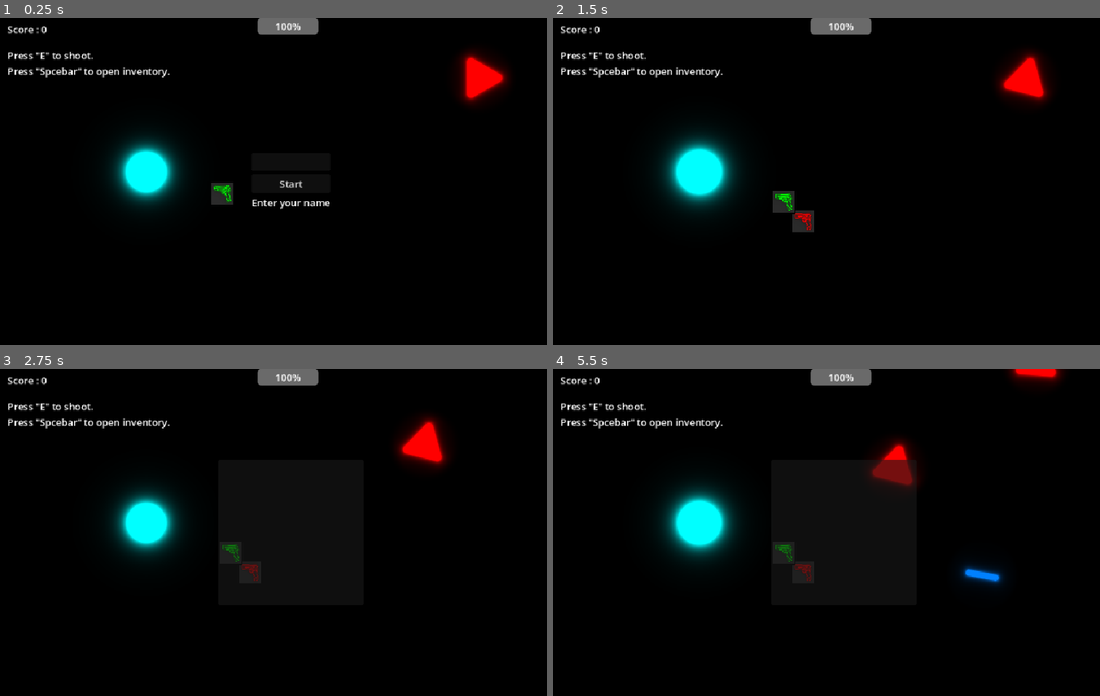
Above: before the commit, frames 1-4 (two rows, left to right).
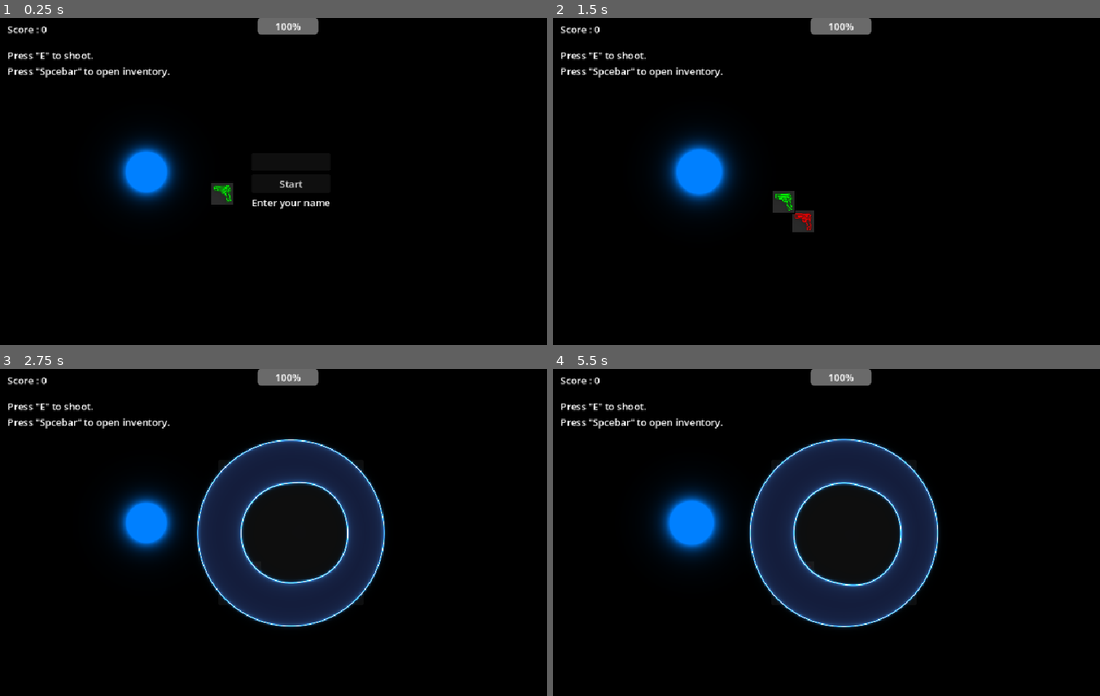
Above: after the commit, the same moments.

Repository: loco-choco/quantux-ui-experiment
Game: Godot game, scene res://scenes/main.tscn
Same seed, same stepped clock (60 frames per second), same inputs: the game is played once before the commit and once after it. The engine's default icon, where the game draws it, is replaced by a stand-in: a white triangle on a blue panel in a dark square.
Inputs (mouse positions are in pixels of both pictures, inside the frame that each line leads up to):
- Up to frame 1 (0.25 s): no input
- Up to frame 2 (1.5 s): click (842, 161) at 0.52 s; type "Alex" at 0.6 s; click "Start" at 1.25 s
- Up to frame 3 (2.75 s): tap E (pickup_item) at 2 s; move the mouse to (421, 516) at 2.02 s; hold Tab (hud_toggle_quick_inv) from 2.03 s (still down); click (421, 516) at 2.17 s
- Up to frame 4 (5.5 s): tap E (pickup_item) at 2.75, 3.5, 3.6, 4.25, 5 s; move the mouse to (728, 548) at 2.77 s; release Tab (hud_toggle_quick_inv) at 2.78 s; tap Tab (hud_toggle_quick_inv) at 2.85, 4.55 s; click (728, 548) at 2.92 s; move the mouse to (903, 460) at 3.52 s; hold Tab (hud_toggle_quick_inv) 3.53-4.28 s; click (903, 460) at 3.67 s; move the mouse to (815, 597) at 4.27 s; tap Left (player_move_x_neg) at 4.35 s; click (815, 597) at 4.42 s; move the mouse to (1017, 581) at 5.02 s; hold Tab (hud_toggle_quick_inv) from 5.03 s (still down); tap Right (player_move_x_pos) at 5.1 s; click (1017, 581) at 5.17 s

The runs differ from the first frame. In frame 1, 2.7% of the frame differs, in the area x 21-94%, y 9-57%; in frame 2, 3.1%; in frame 3, 14%; in frame 4, 15%, in the area x 19-94%, y 0-80%.

Commit message:
Radial menu, bullet time and pause on inventory

Diff:
--- a/project.godot
+++ b/project.godot
@@ -101,6 +101,11 @@
 "events": [Object(InputEventKey,"resource_local_to_scene":false,"resource_name":"","device":-1,"window_id":0,"alt_press …(195 unchanged characters)…
 ]
 }
+shoot_secondary={
+"deadzone": 0.2,
+"events": [Object(InputEventMouseButton,"resource_local_to_scene":false,"resource_name":"","device":-1,"window_id":0,"alt_pressed":false,"shift_pressed":false,"ctrl_pressed":false,"meta_pressed":false,"button_mask":2,"position":Vector2(772, 15),"global_position":Vector2(791, 111),"factor":1.0,"button_index":2,"canceled":false,"pressed":true,"double_click":false,"script":null)
+]
+}
 
 [layer_names]
 
--- a/resources/shaders/player.gdshader
+++ b/resources/shaders/player.gdshader
@@ -1,4 +1,6 @@
 shader_type canvas_item;
+
+uniform vec3 clr = vec3(0., 0., 1.);
 
 void fragment()
 {
@@ -8,5 +10,5 @@
     float d = 0.002 / (pow(length(uv0) * (0.9 + 0.05 * sin(3. * TIME)), 4.));
 	d *= smoothstep(1., 0.7, length(uv0));
 
-    COLOR = vec4(vec3(0., 1., 1.), d);
+    COLOR = vec4(clr, d);
 }
--- a/scenes/enemy.tscn
+++ b/scenes/enemy.tscn
@@ -32,4 +32,8 @@
 theme_override_colors/font_color = Color(1, 1, 1, 1)
 text = "+1000"
 
+[node name="BulletTime" type="Timer" parent="."]
+wait_time = 2.0
+one_shot = true
+
 [connection signal="area_entered" from="Hitbox" to="." method="_on_area_2d_area_entered"]
--- /dev/null
+++ b/scenes/inventory/quick_inventory/radial_inventory.gdshader
@@ -0,0 +1,32 @@
+shader_type canvas_item;
+
+uniform vec2 mousePos = vec2(1., 1.);
+uniform float wheelScale = 1.;
+
+void fragment()
+{
+	vec2 uv = 2. * UV - 1.0;
+	uv *= wheelScale;
+
+	float radius = 0.7;
+	float width = 0.2;
+
+	vec2 mouseDir = mousePos;
+	if(length(mouseDir) > 1.) mouseDir = normalize(mouseDir);
+	float distortion = dot(mouseDir, normalize(uv));
+	distortion = smoothstep(0.0, 1., distortion);
+	distortion = pow(distortion, 1.);
+
+	float sq = uv.x * uv.x + uv.y * uv.y - radius;
+	if(sq <= width - 0.2 && sq >= -width - 0.3 + 0.063 * distortion)
+	{
+		COLOR = vec4(0.074, 0.102, 0.216, 1.0);
+	}
+	else
+		COLOR = vec4(0., 0., 0., 0.);
+
+	float circleSize = 0.66 + 0.2 * distortion;
+	float dstToRing = 0.04 / abs(dot(uv * 3.3, uv) - circleSize);
+	float dstToOuterRing = 0.04 / abs(dot(uv * 2.3, uv) - 1.61);
+	COLOR = COLOR + (max(dstToRing, dstToOuterRing)) * vec4(0.08, 0.2, 0.3, 0.9);
+}
--- a/scenes/inventory/quick_inventory/radial_inventory.tscn
+++ b/scenes/inventory/quick_inventory/radial_inventory.tscn
@@ -1,9 +1,16 @@
-[gd_scene load_steps=4 format=3 uid="uid://bexv6mdsuct4j"]
+[gd_scene load_steps=7 format=3 uid="uid://bexv6mdsuct4j"]
 
 [ext_resource type="Script" uid="uid://c221opmv2p7te" path="res://scripts/ui/inventory/radial_inventory/radial_inventory.gd" id="1_8b5nj"]
 [ext_resource type="PackedScene" uid="uid://b1ykrmc557ifc" path="res://scenes/inventory/quick_inventory/radial_inventory_entry.tscn" id="1_fx4eu"]
+[ext_resource type="Texture2D" uid="uid://bidf8wxw1wkkp" path="res://assets/icon.svg" id="3_djp4d"]
+[ext_resource type="Shader" uid="uid://cdjk6mlp737ic" path="res://scenes/inventory/quick_inventory/radial_inventory.gdshader" id="3_lrawg"]
 
 [sub_resource type="StyleBoxEmpty" id="StyleBoxEmpty_8b5nj"]
+
+[sub_resource type="ShaderMaterial" id="ShaderMaterial_hwb3v"]
+shader = ExtResource("3_lrawg")
+shader_parameter/mousePos = Vector2(1, 1)
+shader_parameter/wheelScale = 1.0
 
 [node name="RadialInventory" type="PanelContainer"]
 anchors_preset = 15
@@ -11,10 +18,12 @@
 anchor_bottom = 1.0
 grow_horizontal = 2
 grow_vertical = 2
+pivot_offset = Vector2(480, 270)
 size_flags_horizontal = 4
 theme_override_styles/panel = SubResource("StyleBoxEmpty_8b5nj")
 script = ExtResource("1_8b5nj")
 radial_inv_entry = ExtResource("1_fx4eu")
+metadata/_edit_horizontal_guides_ = [282.0, 152.0]
 
 [node name="MarginContainer" type="MarginContainer" parent="."]
 layout_mode = 2
@@ -29,6 +38,12 @@
 [node name="PanelContainer" type="PanelContainer" parent="MarginContainer/AspectRatioContainer"]
 layout_mode = 2
 
-[node name="Entries" type="HBoxContainer" parent="MarginContainer/AspectRatioContainer/PanelContainer"]
+[node name="Sprite" type="Sprite2D" parent="MarginContainer/AspectRatioContainer/PanelContainer"]
+material = SubResource("ShaderMaterial_hwb3v")
+position = Vector2(120, 121)
+scale = Vector2(3.1484375, 3.148438)
+texture = ExtResource("3_djp4d")
+
+[node name="Entries" type="Container" parent="MarginContainer/AspectRatioContainer/PanelContainer"]
 unique_name_in_owner = true
 layout_mode = 2
--- a/scenes/main.tscn
+++ b/scenes/main.tscn
@@ -54,11 +54,8 @@
 position = Vector2(367, 290)
 item_data = ExtResource("6_muem4")
 
-[node name="Enemy1" parent="." instance=ExtResource("6_7mycd")]
-position = Vector2(792, 99)
-
 [node name="SpawnNewEnemy" type="Timer" parent="."]
-wait_time = 2.5
+wait_time = 4.0
 autostart = true
 
 [node name="Score" type="Label" parent="."]
@@ -172,6 +169,7 @@
 [connection signal="item_dropped" from="HUD/Inventory" to="Player" method="_on_inventory_item_dropped"]
 [connection signal="item_returned" from="HUD/Inventory" to="Player" method="_on_inventory_item_returned"]
 [connection signal="quick_inventory_update" from="HUD/Inventory" to="HUD/QuickInventory" method="update_radial_inventory"]
+[connection signal="side_weapon_slot_update" from="HUD/Inventory" to="Player" method="on_side_weapon_change"]
 [connection signal="weapon_slot_update" from="HUD/Inventory" to="Player" method="on_weapon_change"]
 [connection signal="timeout" from="SpawnNewEnemy" to="." method="_on_spawn_new_enemy_timeout"]
 [connection signal="timeout" from="BigShot" to="." method="_on_big_shot_timeout"]
--- a/scenes/player.tscn
+++ b/scenes/player.tscn
@@ -7,6 +7,7 @@
 
 [sub_resource type="ShaderMaterial" id="ShaderMaterial_sweqy"]
 shader = ExtResource("2_hqtel")
+shader_parameter/clr = Vector3(0, 0.5, 1)
 
 [sub_resource type="CircleShape2D" id="CircleShape2D_hqtel"]
 radius = 12.337838
@@ -46,5 +47,8 @@
 [node name="CollisionShape2D" type="CollisionShape2D" parent="InteractableCollider"]
 shape = SubResource("CircleShape2D_sweqy")
 
+[node name="BulletTime" type="Timer" parent="."]
+wait_time = 2.0
+
 [connection signal="area_entered" from="InteractableCollider" to="." method="_on_interactable_enter"]
 [connection signal="area_exited" from="InteractableCollider" to="." method="_on_interactable_exit"]
--- a/scripts/bullet.gd
+++ b/scripts/bullet.gd
@@ -23,8 +23,7 @@
 
 func setClr(clrLetter : String):
 	clrCode = clrLetter
-	var index = {"r" : 0, "g" : 1, "b" : 2}[clrLetter]
-	var clr = [Vector3(1., 0., 0.), Vector3(0., 1., 0.), Vector3(0., 0.5, 1.)][index]
+	var clr = {"r" : Vector3(1., 0., 0.), "g" : Vector3(0., 1., 0.), "b" : Vector3(0., 0.5, 1.)}[clrLetter]
 	$Sprite2D.material.set_shader_parameter("clr", clr)
 
 # Called every frame. 'delta' is the elapsed time since the previous frame.
--- a/scripts/enemy.gd
+++ b/scripts/enemy.gd
@@ -3,6 +3,7 @@
 var player
 var clrCode
 var clrRef : Vector3
+@export var inventory : Inventory
 @export var follow_speed : float = 80.
 @onready var hp := 3
 signal died
@@ -17,12 +18,23 @@
 	died.connect(get_parent().killed_enemy)
 	wrong_color.connect(get_parent().wrong_color_popup)
 	follow_speed = randf_range(60., 100.)
-	$Sprite2D.material.set_shader_parameter("clr", Vector3(1., 0., 0.))
+	#$Sprite2D.material.set_shader_parameter("clr", Vector3(1., 0., 0.))
 
 func _process(delta: float) -> void:
+	var slowed_delta = delta
+	if Input.is_action_just_pressed("hud_toggle_quick_inv"):
+		$BulletTime.start()
+	if not Input.is_action_pressed("hud_toggle_quick_inv"):
+		$BulletTime.stop()
+
+	slowed_delta *= max(0.01, 1. - $BulletTime.time_left / $BulletTime.wait_time)
+
+	if inventory:
+		slowed_delta *= float(int(not inventory.visible))
+
 	if is_instance_valid(player) and hp > 0:
 		look_at(player.global_position)
-		global_position += follow_speed * (player.global_position - global_position).normalized() * delta
+		global_position += follow_speed * (player.global_position - global_position).normalized() * slowed_delta
 
 	if scale.x < 0.00001:
 		queue_free()
@@ -44,6 +56,7 @@
 		died.emit(self)
 
 func _on_area_2d_area_entered(area: Area2D) -> void:
+	if not area.get_parent().visible: return
 	var target = area
 	if not target.has_method("take_damage") and target.get_parent().has_method("take_damage"):
 		target = target.get_parent()
@@ -53,7 +66,6 @@
 		trigger_death(false)
 		return
 
-	if not area.get_parent().visible: return
 
 	var recoil_dir = Vector2.ZERO
 	if is_instance_valid(player):
@@ -61,14 +73,14 @@
 
 	var new_pos = global_position - 30. * recoil_dir
 
-	create_tween().tween_property(self, "global_position", new_pos, 0.16).set_trans(Tween.TRANS_QUAD).set_ease(Tween.EASE_OUT)
-	create_tween().tween_method(spriteFlash, Vector3(1., 1., 1.), Vector3(1., 0., 0.), 0.32).set_trans(Tween.TRANS_QUAD)
 
 	if area.get_parent().clrCode != clrCode:
 		if not area.get_parent().is_big:
 			area.get_parent().visible = false
 		wrong_color.emit(global_position + Vector2(60, -30))
 		return
+	create_tween().tween_property(self, "global_position", new_pos, 0.16).set_trans(Tween.TRANS_QUAD).set_ease(Tween.EASE_OUT)
+	create_tween().tween_method(spriteFlash, Vector3(1., 1., 1.), clrRef, 0.32).set_trans(Tween.TRANS_QUAD)
 
 	if not area.get_parent().is_big:
 		area.get_parent().visible = false
--- a/scripts/main.gd
+++ b/scripts/main.gd
@@ -40,19 +40,31 @@
 func _on_player_health_changed(new_value: int) -> void:
 	health_bar.value = new_value
 
+func just_pressed_any(primary : bool):
+	var which
+	if primary:
+		which = $Player.item_color
+		can_big_shot = false
+	else:
+		if not $Player.second_weapon_color:
+			return
+		which = $Player.second_weapon_color
+	$BigShot.start()
+	get_node("Bullets/" + str(current_bullet)).shoot($Player.global_position, get_global_mouse_position(), which)
+	current_bullet += 1
+	if current_bullet > 6:
+		current_bullet = 1
+
 # Called every frame. 'delta' is the elapsed time since the previous frame.
 func _process(_delta: float) -> void:
 	if get_tree().paused:
 		return
-
+	if not Input.is_action_pressed("shoot"):
+		$BigShot.stop()
+		create_tween().tween_property($Player, "scale", Vector2.ONE, 0.4).set_trans(Tween.TRANS_QUAD).set_ease(Tween.EASE_OUT)
 	if  InputMode.get_mode() == InputMode.Modes.PLAYER:
-		if Input.is_action_just_pressed("shoot"):
-			$BigShot.start()
-			get_node("Bullets/" + str(current_bullet)).shoot($Player.global_position, get_global_mouse_position(), $Player.item_color)
-			current_bullet += 1
-			if current_bullet > 6:
-				current_bullet = 1
-			can_big_shot = false
+		if Input.is_action_just_pressed("shoot") and not Input.is_action_pressed("hud_toggle_quick_inv"):
+			just_pressed_any(true)
 		if Input.is_action_just_released("shoot") and can_big_shot:
 			create_tween().tween_property($Player, "scale", Vector2.ONE, 0.4).set_trans(Tween.TRANS_QUAD).set_ease(Tween.EASE_OUT)
 			get_node("Bullets/" + str(current_bullet)).shoot($Player.global_position, get_global_mouse_position(), $Player.item_color, true)
@@ -61,6 +73,8 @@
 			can_big_shot = false
 			if current_bullet > 6:
 				current_bullet = 1
+		if Input.is_action_just_pressed("shoot_secondary") and not Input.is_action_pressed("hud_toggle_quick_inv"):
+			just_pressed_any(false)
 		for ch in $Loot.get_children():
 			ch.visible = true
 
@@ -100,6 +114,7 @@
 		return
 	var new_enemy = enemy_scene.instantiate()
 	new_enemy.name = "Enemy" + str(enemy_cpt)
+	new_enemy.inventory = $HUD/Inventory
 	enemy_cpt += 1
 	var where_to_spawn = [Vector2(randi_range(0, 1000), -60), Vector2(randi_range(0, 1000), 600), Vector2(-60, randi_range(0, 600)), Vector2(1030, randi_range(0, 600))]
 	new_enemy.global_position = where_to_spawn[randi() % 4]
--- a/scripts/player.gd
+++ b/scripts/player.gd
@@ -13,7 +13,8 @@
 @export var dropped_item_offset_radius : float = 25
 
 @onready var item_color : String = 'b'
-@onready var holding_gun := true
+var second_weapon_color : String
+@onready var sprite_clr := Vector3(0., 0., 1.)
 
 func _ready() -> void:
 	$SpriteBouncer2D.stop()
@@ -23,12 +24,18 @@
 func _process(delta: float) -> void:
 	if InputMode.get_mode() != InputMode.Modes.PLAYER:
 		return
+	var slowed_delta = delta
+	if Input.is_action_just_pressed("hud_toggle_quick_inv"):
+		$BulletTime.start()
+	if not Input.is_action_pressed("hud_toggle_quick_inv"):
+		$BulletTime.stop()
+	slowed_delta *= max(0.01, 1. - $BulletTime.time_left / $BulletTime.wait_time)
 	var velocity = Input.get_vector("player_move_x_neg", \
 									"player_move_x_pos", \
 									"player_move_y_neg", \
 									"player_move_y_pos")
 
-	global_position += velocity * delta * speed;
+	global_position += velocity * slowed_delta * speed;
 
 	if Input.is_action_just_pressed("pickup_item"):
 		if grabbable_items.size() > 0:
@@ -36,13 +43,23 @@
 			item.diselect()
 			item_collected.emit(item)
 
+func spriteParam(value, property := "clr") -> void:
+	$SpriteBouncer2D.material.set_shader_parameter(property, value)
+
 func on_weapon_change(weapon: ItemData) -> void:
 	if not weapon:
-		item_color = 'b' #Default
+		item_color = 'b'
 		return
-	var weapon_data: WeaponItemProperty = weapon.get_property("weapon")
-	item_color = weapon_data.color
+	item_color = {"WeaponRed" : 'r',"WeaponGreen" : 'g',"WeaponBlue" : 'b' }[weapon.name]
+	var new_clr = {"r" : Vector3(1., 0., 0.), "g" : Vector3(0., 1., 0.), "b" : Vector3(0., 0.5, 1.)}[item_color]
+	create_tween().tween_method(spriteParam, sprite_clr, new_clr, 0.4).set_trans(Tween.TRANS_QUAD).set_ease(Tween.EASE_OUT)
+	sprite_clr = new_clr
 
+func on_side_weapon_change(weapon: ItemData):
+	if not weapon:
+		item_color = 'b'
+		return
+	second_weapon_color = {"WeaponRed" : 'r',"WeaponGreen" : 'g',"WeaponBlue" : 'b' }[weapon.name]
 
 func _on_interactable_enter(area: Area2D) -> void:
 	var item_coll : ItemInteractCollider = area as ItemInteractCollider
--- a/scripts/ui/hud.gd
+++ b/scripts/ui/hud.gd
@@ -7,7 +7,12 @@
 	quick_inv.menu_closed.connect(_on_quick_inv_closed)
 	InputMode.change_mode(InputMode.Modes.PLAYER)
 
+func spriteParam(value, property := "wheelScale") -> void:
+	quick_inv.get_node("MarginContainer/AspectRatioContainer/PanelContainer/Sprite").material.set_shader_parameter(property, value)
+
 func _process(_delta: float) -> void:
+	if quick_inv.visible:
+		spriteParam(get_viewport().get_mouse_position() - quick_inv.get_node("MarginContainer/AspectRatioContainer/PanelContainer").global_position - Vector2(120., 120.), "mousePos")
 	if Input.is_action_just_pressed("hud_toggle_inventory"):
 		if not quick_inv.visible:
 			if not inventory.visible:
@@ -17,12 +22,13 @@
 			else:
 				inventory.hide_ui()
 				InputMode.change_mode(InputMode.Modes.PLAYER)
-	if Input.is_action_just_pressed("hud_toggle_quick_inv"):
+	if Input.is_action_pressed("hud_toggle_quick_inv"):
 		if not inventory.visible:
 			if not quick_inv.visible:
 				quick_inv.show()
-			else:
-				quick_inv.hide()
+				create_tween().tween_method(spriteParam, 1.6, 1.1, 0.9).set_trans(Tween.TRANS_ELASTIC).set_ease(Tween.EASE_OUT)
+	else:
+		quick_inv.hide()
 
 func _on_quick_inv_closed() -> void:
 	quick_inv.hide()
--- a/scripts/ui/inventory/inventory.gd
+++ b/scripts/ui/inventory/inventory.gd
@@ -2,6 +2,7 @@
 
 signal quick_inventory_update(items: Array[InventoryItem])
 signal weapon_slot_update(item: ItemData)
+signal side_weapon_slot_update(item: ItemData)
 signal item_dropped(item: Item)
 signal item_returned(item: Item)
 
@@ -39,6 +40,7 @@
 
 func connect_item_slot_updates() -> void:
 	weapon_slot.item_slot_update.connect(_weapon_slot_update)
+	side_weapon_slot.item_slot_update.connect(_side_weapon_slot_update)
 	drop_item_slot.item_slot_update.connect(_drop_item_slot_update)
 	quick_inv_grid.items_update.connect(_quick_inv_items_update)
 
@@ -65,6 +67,12 @@
 		weapon_slot_update.emit(item.data)
 	else:
 		weapon_slot_update.emit(null)
+
+func _side_weapon_slot_update(item: InventoryItem):
+	if item:
+		side_weapon_slot_update.emit(item.data)
+	else:
+		side_weapon_slot_update.emit(null)
 
 func _drop_item_slot_update(inv_item: InventoryItem) -> void:
 	if inv_item == null:
--- a/scripts/ui/inventory/radial_inventory/radial_inventory.gd
+++ b/scripts/ui/inventory/radial_inventory/radial_inventory.gd
@@ -8,6 +8,12 @@
 
 var last_entry : RadialInventoryEntry = null
 
+func compute_item_pos(i : int, nb : int):
+	var theta = 2.0 * PI * i / nb
+	theta += PI / 2
+	const module = 120.
+	return Vector2(module * cos(theta), module * sin(theta)) + Vector2(103., 100.)
+
 func _process(_delta: float) -> void:
 	if not visible:
 		return
@@ -16,7 +22,7 @@
 	var selection_vec: Vector2 = (get_local_mouse_position() - size/2).normalized()
 	if selection_vec.is_zero_approx():
 		return
-	var selection: int = floori(rad_to_deg(selection_vec.angle() + PI) / 360 \
+	var selection: int = floori(rad_to_deg(selection_vec.angle() + 2 * PI) / 360 \
 						 * entries.get_child_count()) % entries.get_child_count()
 	var entry_selected : RadialInventoryEntry = entries.get_child(selection) as RadialInventoryEntry
 	if last_entry != entry_selected:
@@ -34,6 +40,7 @@
 		menu_closed.emit()
 
 func update_radial_inventory(items: Array[InventoryItem]) -> void:
+	print("update !")
 	clean_entries()
 	create_entries(items)
 
@@ -44,7 +51,10 @@
 
 func create_entries(items: Array[InventoryItem]) -> void:
 	print("How: ", items.size())
+	var i := 0
 	for item in items:
 		var entry : RadialInventoryEntry = radial_inv_entry.instantiate()
 		entry.item = item
+		entry.global_position = compute_item_pos(i, items.size())
 		entries.add_child(entry)
+		i += 1
Not shown, changed: assets/items/soup.png.import
Not shown: 1 places in scenes/item.tscn that only renumber resources
